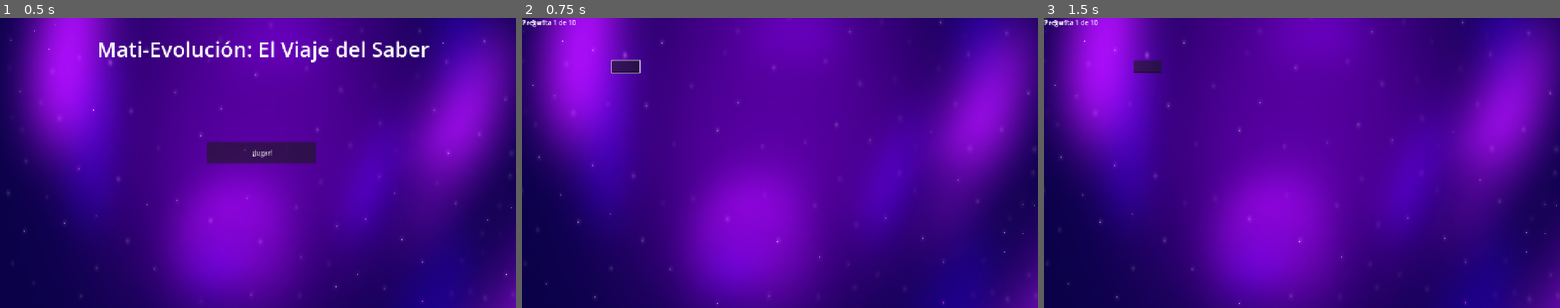
Above: before the commit, frames 1-3 (left to right).
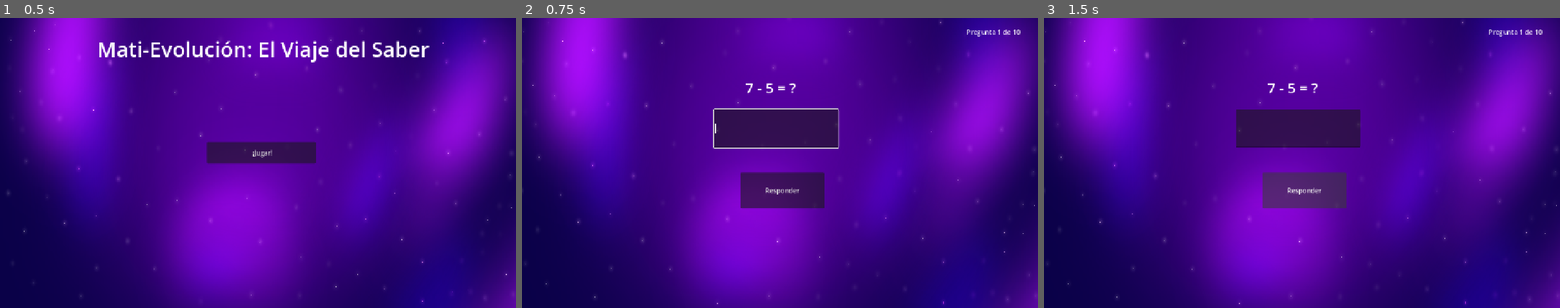
Above: after the commit, the same moments.

Repository: Elbaku16/mati-evolucion
Game: Godot game, scene res://scenes/menu.tscn
Two runs of this game, one before a commit and one after it. Both use one fixed random seed, a clock stepped at 60 frames per second and the inputs below.
Inputs (mouse positions are in pixels of both pictures, inside the frame that each line leads up to; where the layout moved, square brackets give the same spot in the first picture):
- Up to frame 1 (0.5 s): no input
- Up to frame 2 (0.75 s): click "¡Jugar!" at 0.5 s
- Up to frame 3 (1.5 s): click (1302, 192) [1044, 20] at 1.25 s

Frame 1 is identical in both runs. In frame 2, 6.1% of the frame differs, in the area x 0-97%, y 0-66%; in frame 3, 5.8%.

Commit message:
escena mapa - planetas y camino agregados

Diff:
--- a/scenes/Diagnostico.tscn
+++ b/scenes/Diagnostico.tscn
@@ -2,6 +2,9 @@
 
 [ext_resource type="Script" uid="uid://ca6bo20scx7s6" path="res://scripts/diagnostico_scene.gd" id="1_dfhri"]
 [ext_resource type="Texture2D" uid="uid://d2o18yppmaib6" path="res://assets/fondos/Fondo.png" id="2_3pvql"]
+
+[sub_resource type="LabelSettings" id="LabelSettings_dfhri"]
+font_size = 35
 
 [node name="Diagnostico" type="Control" unique_id=613063047]
 layout_mode = 3
@@ -23,23 +26,36 @@
 texture = ExtResource("2_3pvql")
 
 [node name="Label" type="Label" parent="." unique_id=320367389]
-layout_mode = 0
-offset_right = 40.0
-offset_bottom = 23.0
+layout_mode = 1
+anchors_preset = -1
+anchor_right = 0.120000005
+anchor_bottom = 0.34600002
+offset_left = 542.79877
+offset_top = 153.11726
+offset_right = 585.155
+offset_bottom = -35.77664
+text = "5 + 3 = ?"
+label_settings = SubResource("LabelSettings_dfhri")
 
 [node name="LineEdit" type="LineEdit" parent="." unique_id=150159986]
 layout_mode = 0
-offset_left = 218.49121
-offset_top = 108.20288
-offset_right = 286.9912
-offset_bottom = 139.20288
+offset_left = 466.37585
+offset_top = 231.71745
+offset_right = 769.1283
+offset_bottom = 328.6917
 
 [node name="Button" type="Button" parent="." unique_id=90976139]
 layout_mode = 0
-offset_right = 8.0
-offset_bottom = 8.0
+offset_left = 531.0414
+offset_top = 391.98022
+offset_right = 734.83594
+offset_bottom = 482.82983
+text = "Responder"
 
 [node name="Label2" type="Label" parent="." unique_id=1697106039]
 layout_mode = 0
-offset_right = 40.0
-offset_bottom = 23.0
+offset_left = 1079.7189
+offset_top = 24.498764
+offset_right = 1209.7189
+offset_bottom = 47.498764
+text = "Pregunta 1 de 10"
--- /dev/null
+++ b/scenes/Mapa.tscn
@@ -0,0 +1,51 @@
+[gd_scene format=3 uid="uid://dy7emumrw7cod"]
+
+[ext_resource type="Texture2D" uid="uid://d2o18yppmaib6" path="res://assets/fondos/Fondo.png" id="1_bsqx6"]
+[ext_resource type="Texture2D" uid="uid://biwvyaxn5yfdm" path="res://assets/ui/Niveles.png" id="2_q4vu4"]
+[ext_resource type="Texture2D" uid="uid://cxap5fqmybhwt" path="res://assets/personajes/Planeta_1.png" id="3_iieyv"]
+[ext_resource type="Texture2D" uid="uid://8arf32wy63kp" path="res://assets/personajes/Planeta_2.png" id="4_q3rki"]
+[ext_resource type="Texture2D" uid="uid://7p6vsyiyljjl" path="res://assets/personajes/Planeta_3.png" id="5_q7hep"]
+
+[node name="Mapa" type="Control" unique_id=899684467]
+layout_mode = 3
+anchors_preset = 15
+anchor_right = 1.0
+anchor_bottom = 1.0
+grow_horizontal = 2
+grow_vertical = 2
+
+[node name="TextureRect" type="TextureRect" parent="." unique_id=568632898]
+layout_mode = 0
+offset_right = 40.0
+offset_bottom = 40.0
+texture = ExtResource("1_bsqx6")
+
+[node name="Niveles" type="TextureRect" parent="." unique_id=1045775305]
+layout_mode = 0
+offset_right = 40.0
+offset_bottom = 40.0
+texture = ExtResource("2_q4vu4")
+
+[node name="Planeta1" type="TextureButton" parent="." unique_id=2087798135]
+layout_mode = 0
+offset_left = 461.0
+offset_top = 497.0
+offset_right = 2461.0
+offset_bottom = 1333.0
+texture_normal = ExtResource("3_iieyv")
+
+[node name="Planeta2" type="TextureButton" parent="." unique_id=28145125]
+layout_mode = 0
+offset_left = 1023.0
+offset_top = 505.0
+offset_right = 3023.0
+offset_bottom = 1341.0
+texture_normal = ExtResource("4_q3rki")
+
+[node name="Planeta3" type="TextureButton" parent="." unique_id=1654068227]
+layout_mode = 0
+offset_left = 1573.0
+offset_top = 542.0
+offset_right = 3573.0
+offset_bottom = 1378.0
+texture_normal = ExtResource("5_q7hep")
Binary file removed: assets/personajes/Planeta 1.png
Binary file removed: assets/personajes/Planeta 2.png
Binary file removed: assets/personajes/Planeta 3.png
Binary file added: assets/personajes/Planeta_1.png
Not shown, changed: assets/personajes/Planeta_1.png.import
Binary file added: assets/personajes/Planeta_2.png
Not shown, changed: assets/personajes/Planeta_2.png.import
Binary file added: assets/personajes/Planeta_3.png
Not shown, changed: assets/personajes/Planeta_3.png.import
